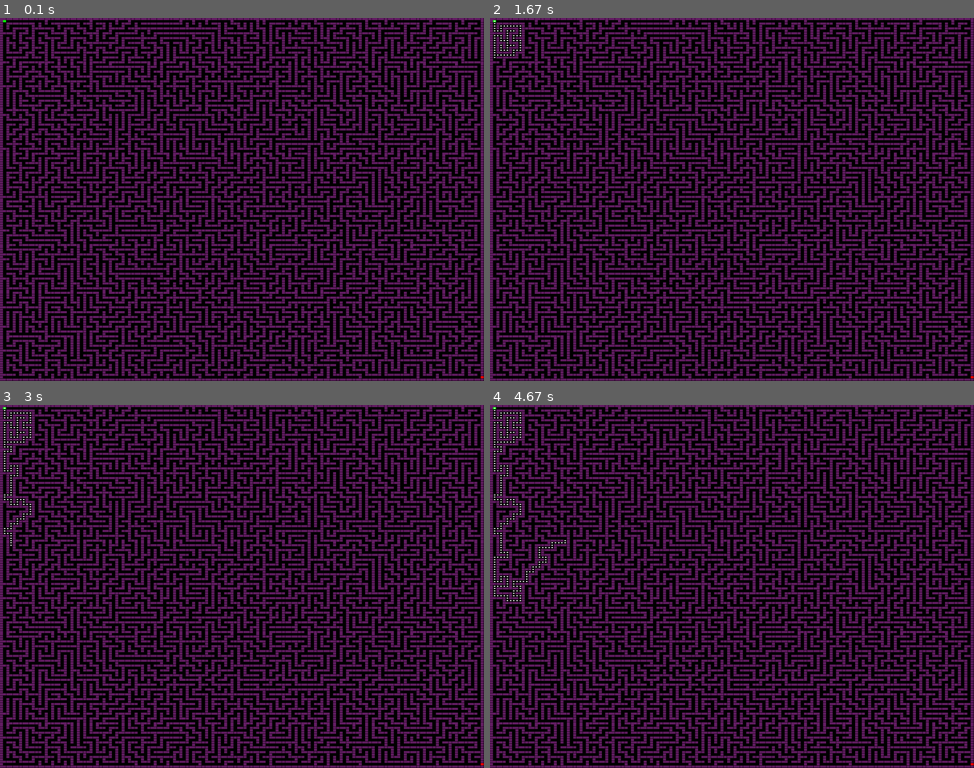
Above: before the commit, frames 1-4 (two rows, left to right).
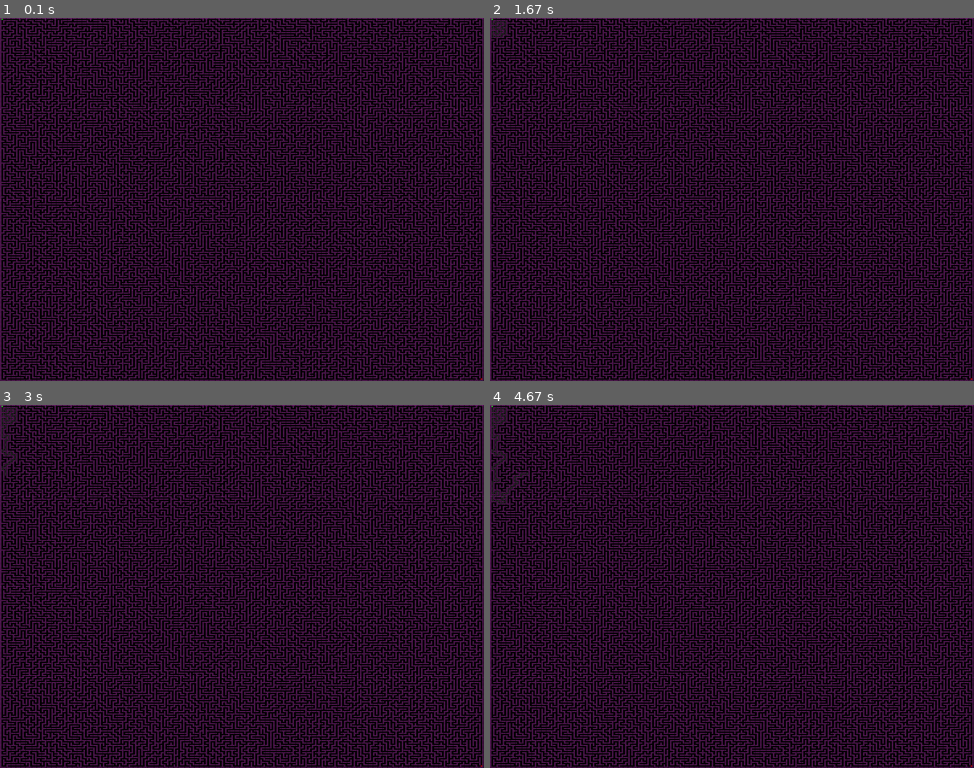
Above: after the commit, the same moments.

Repository: marianodominguez/pythonLab
Game: pygame game, started from maze/testMaze.py
Two runs of this game, one before a commit and one after it. Both use one fixed random seed, a clock stepped at 60 frames per second and the inputs below.
Inputs:
- Up to frame 1 (0.1 s): no input
- Up to frame 2 (1.67 s): no input
- Up to frame 3 (3 s): no input
- Up to frame 4 (4.67 s): no input

The runs differ from the first frame. In frame 1, 61% of the frame differs, in the area x 0-100%, y 0-100%; in frame 2, 61%; in frame 3, 61%; in frame 4, 61%.

Commit message:
client and random working

Diff:
--- a/maze/DisplayMazeApp.py
+++ b/maze/DisplayMazeApp.py
@@ -193,7 +193,7 @@
 if __name__ == '__main__':
     m = Maze()
     app = MazeApp()
-    maze_map = m.generate_maze("maze_small.txt")
+    maze_map = m.create_maze(51, 51)
     app.setMaze(maze_map)
     app.display()
     app.game()
--- a/maze/Maze.py
+++ b/maze/Maze.py
@@ -30,7 +30,7 @@
         maze = [['*' for _ in range(height)] for _ in range(width)]
         # Randomly place start (S) and end (E) points
         start_x, start_y = 1, 1
-        end_x, end_y = width -1, height - 2
+        end_x, end_y = width -2, height - 2
 
         stack = [(start_x, start_y)]
 
--- a/maze/testMaze.py
+++ b/maze/testMaze.py
@@ -7,7 +7,7 @@
 # Create a maze instance, set the maze, display it, and start the game
 m = Maze()
 app = MazeApp()
-maze_map = m.create_maze(151, 151)
+maze_map = m.create_maze(301, 301)
 m.setMaze(maze_map)
 app.setMaze(maze_map)
 
